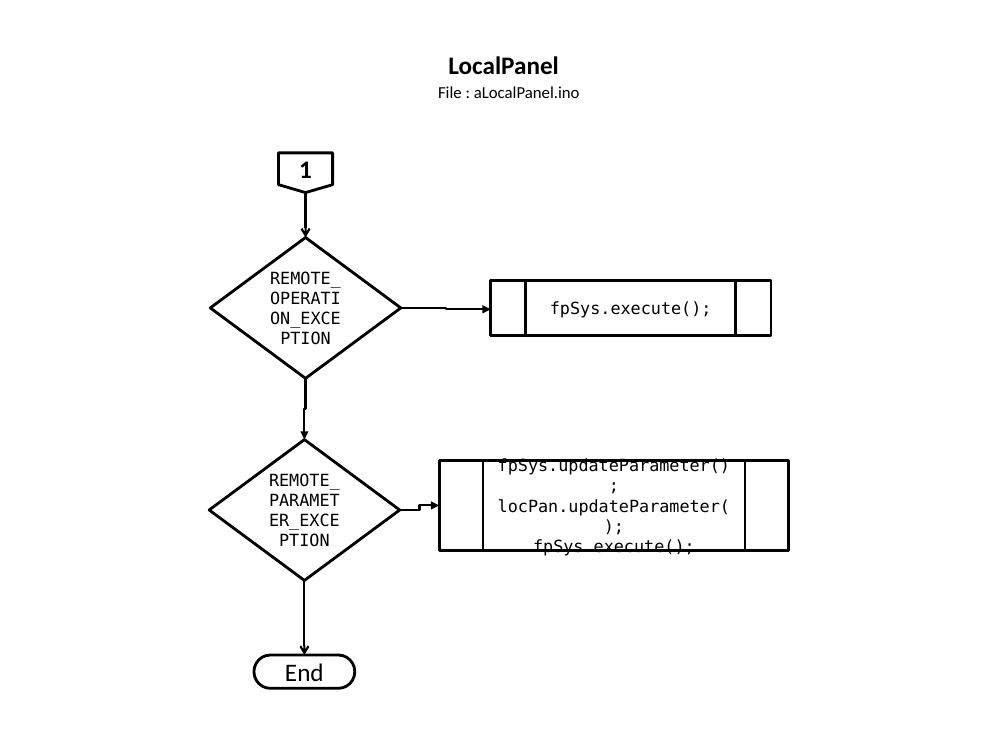
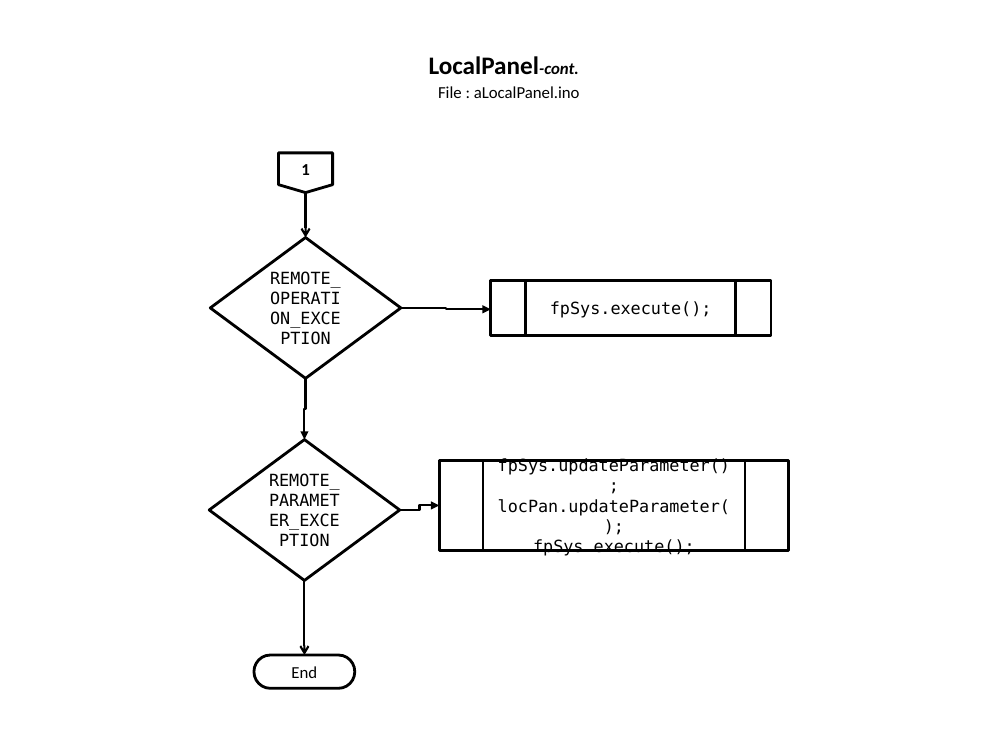
Before and after one commit to slametsampon/WFPS, a slide deck: slide 5 of resources/WFPS.pptx (slide 6 before the commit). Drawn at 1008x756 pixels with LibreOffice and Linux fonts; fonts in the diff are those of the drawing; background and template pictures are left out. Boxes give left, top, right and bottom in pixels: in the first picture for what was removed or moved away, otherwise in the second. Text is boxed around its words. In the diff, an @@ line names an element or a change of style, - is before the commit and + after.

```diff
--- a/resources/WFPS.pptx
+++ b/resources/WFPS.pptx
@@ title at <box>429,56,579,75</box>: text changed @@
-LocalPanel
+LocalPanel-cont.
@@ flow chart offpage connector "1" at <box>278,153,333,193</box>: size 18 to 12 pt @@
@@ pill shape "End" at <box>254,655,355,688</box>: size 18 to 12 pt @@
```
Also in this commit, not shown: 16 other slides changed, 3 slides added, 1 slide removed.
